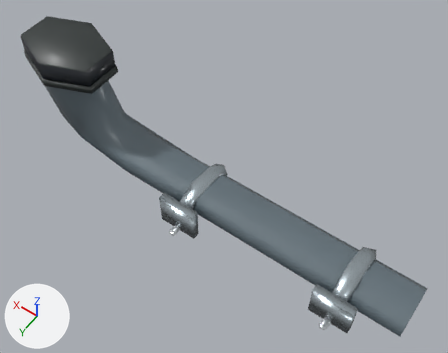
What one commit did to the glTF model lab/public/models/conduit_conduit-gland.low.glb.
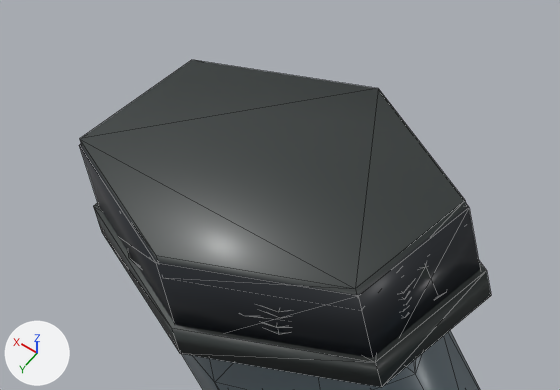
The first picture shows the older version from a 50 mm camera at (-0.648, 0.736, 1.406) aimed at (-0.124, 0.003, 0.254). The close-ups show the older and then the newer version on the part from 0% to 30% of the width and 1% to 27% of the height of that picture. Only the edits that show in the close-ups are written down. The lights are fixed; the arrows at lower left show +X, +Y and +Z. The close-ups show mesh edges as thin lines. Where no turn or scale is listed for an object, it has been applied to the vertices.

In view in the first close-up: 'detail:cable-management-construction · Detail moulded engineer', 'node-17', 'node-2'.
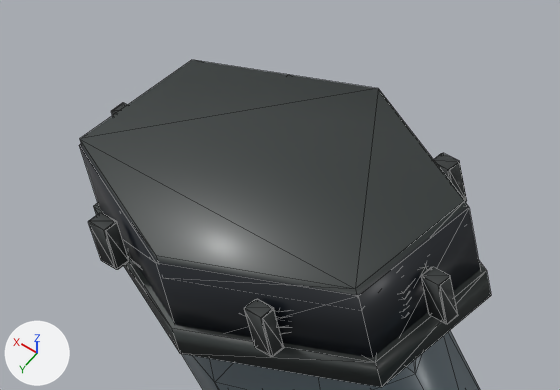
Pixel boxes [x1, y1, x2, y2] of what changed, in the close-ups (560 x 390 px):
'Installation details · Cable-entry elastomer', added: after [88, 103, 467, 356]

The change in detail:
Material 'Cable-entry elastomer' (mat_cable_entry_elastomer) is new.
Its base color is (0.029, 0.034, 0.034) (dark grey #303434).
Its roughness is 0.78.
Its coat weight is 0.15.
Its coat roughness is 0.25.
Mesh me_cube_002 is new.
It has 113 vertices, 202 faces and spans x -0.254..0.007, y -0.082..0.082, z -0.015..0.015.
It uses material mat_cable_entry_elastomer (dark grey #303434).
Object 'Installation details · Cable-entry elastomer' (ob_installation_details___cable_entry_elastomer) is new; it shows me_cube_002.
Its location is (0.4696, 0.0, 0.3948).
